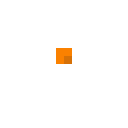
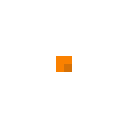
Layered file, before and after one edit (128 × 128). Changes by layer:
painted on "Background" over 56, 48, 72, 72
